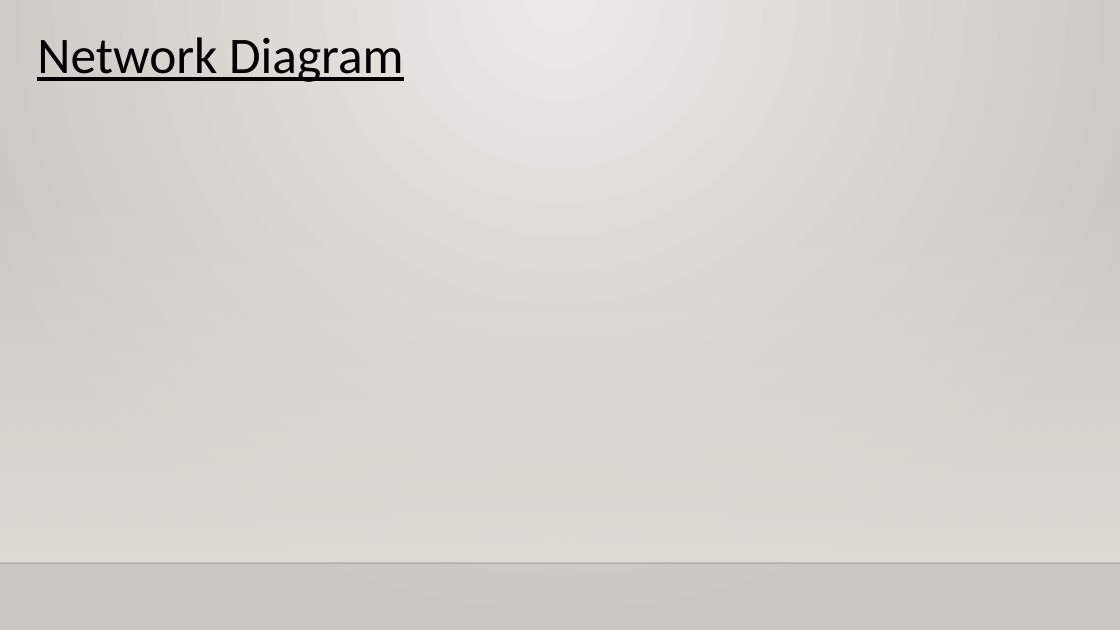
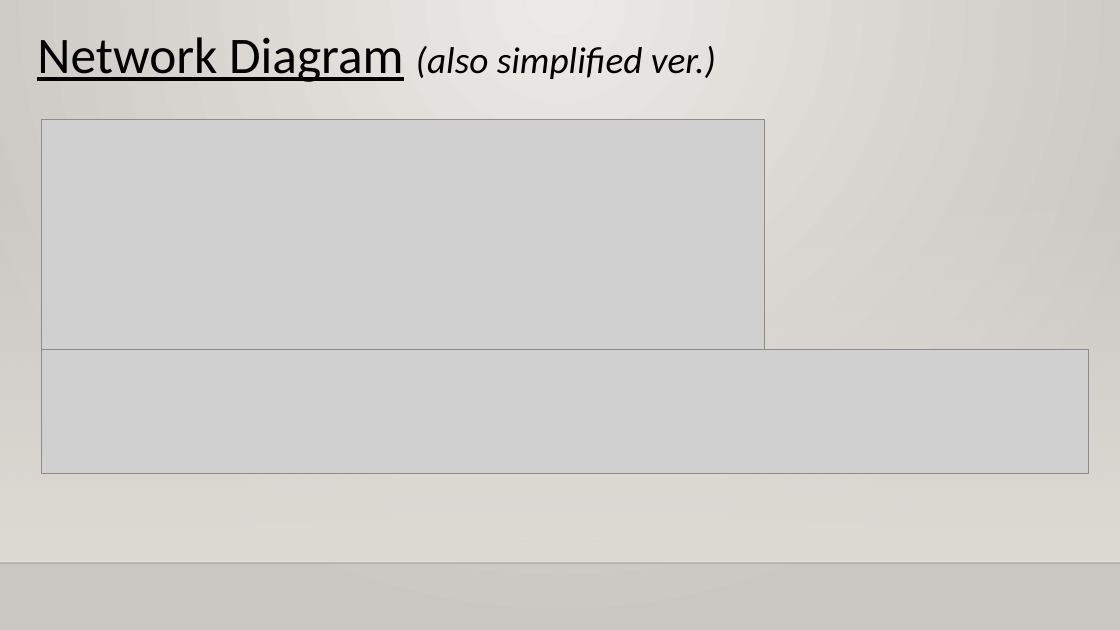
Before and after one commit to XtremisStudio/Project-Management, a slide deck: slide 19 of PRMGT_Presentation_Template.pptx (slide 9 before the commit). Drawn at 1120x630 pixels with LibreOffice and Linux fonts; fonts in the diff are those of the drawing; grey boxes stand for pictures; background and template pictures are left out. Boxes give left, top, right and bottom in pixels: in the first picture for what was removed or moved away, otherwise in the second. Text is boxed around its words. In the diff, an @@ line names an element or a change of style, - is before the commit and + after.

```diff
--- a/PRMGT_Presentation_Template.pptx
+++ b/PRMGT_Presentation_Template.pptx
@@ text at (37,37,716,82): text changed; size 44 to 32 pt; italic on @@
-Network Diagram
+Network Diagram (also simplified ver.)
@@ picture added at (42,119,765,350) @@
@@ picture added at (42,350,1090,473) @@
```
Also in this commit, not shown: 10 other slides changed, 15 slides added, 1 slide removed, 3 other files.
